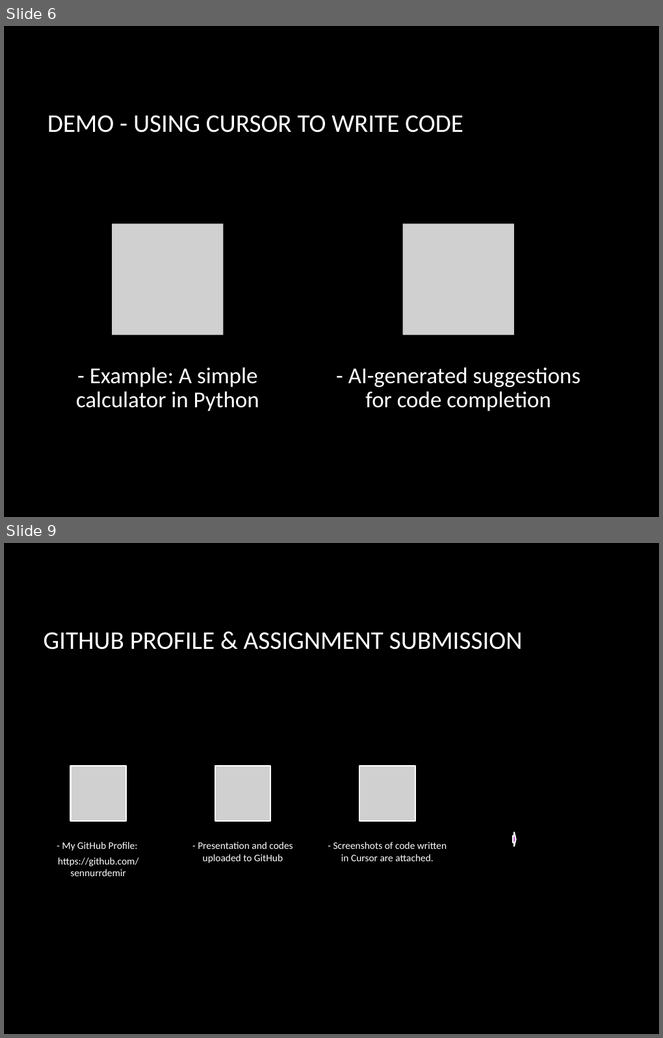
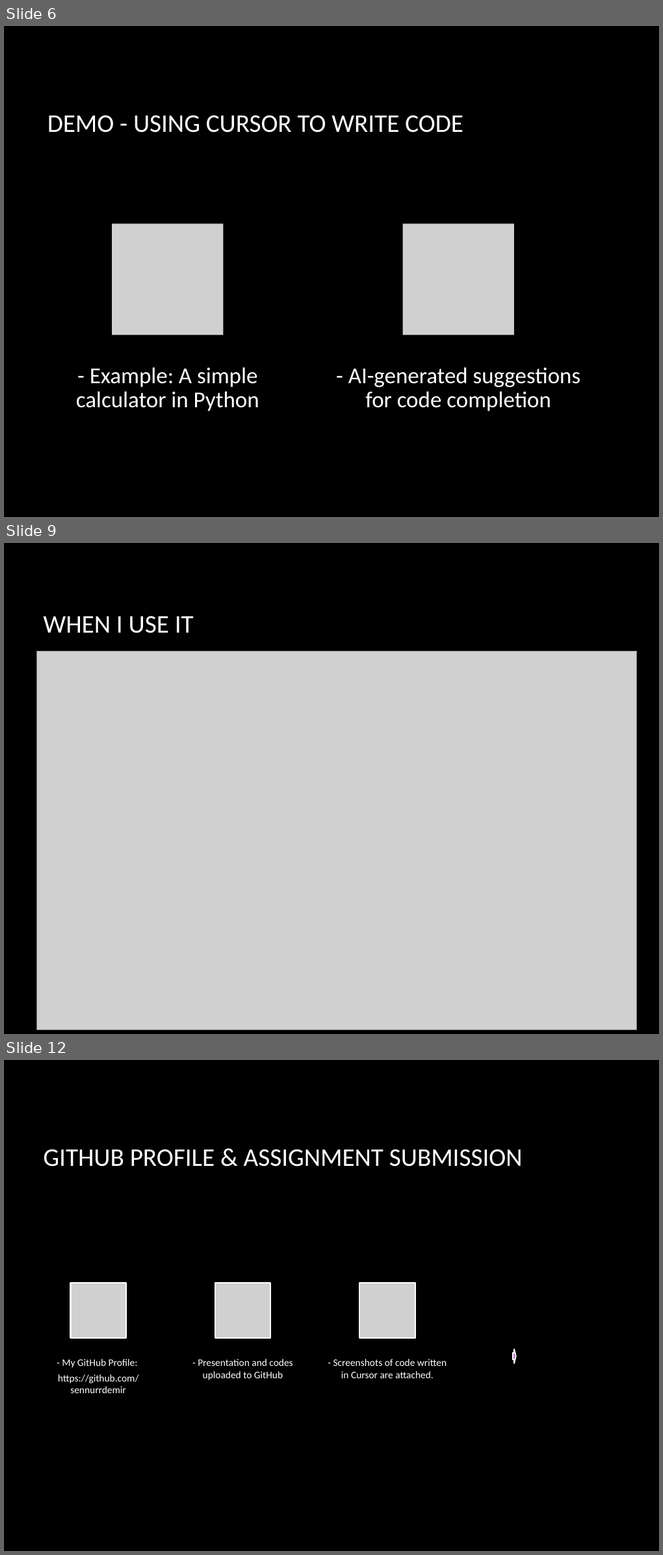
Before and after one commit to sennurrdemir/Cursor-Presentation, a slide deck: AI_Cursor_Presentation.pptx. Shown one above the other, each under a label of ours: slides 6 and 9 before the commit, slides 6, 9 and 12 after it; the slides between them are not shown. The pictures are 663x1038 and 663x1555 pixels, drawn with LibreOffice and Linux fonts; fonts in the diff are those of the drawing; grey boxes stand for pictures; background and template pictures are left out. Boxes give left, top, right and bottom in pixels: in the first picture for what was removed or moved away, otherwise in the second. Text is boxed around its words. In the diff, an @@ line names an element or a change of style, - is before the commit and + after.

```diff
--- a/AI_Cursor_Presentation.pptx
+++ b/AI_Cursor_Presentation.pptx
@@ slide 9 added at (4, 543, 659, 1034), background picture (left out) @@
@@ title added at (43, 616, 194, 633), 28 pt, text #FFFFFF @@
+WHEN I USE IT
@@ picture added at (36, 651, 637, 1031) @@
@@ what was slide 9 is now slide 12 @@
```
Also in this commit, not shown: 5 slides changed, 2 other slides added.
